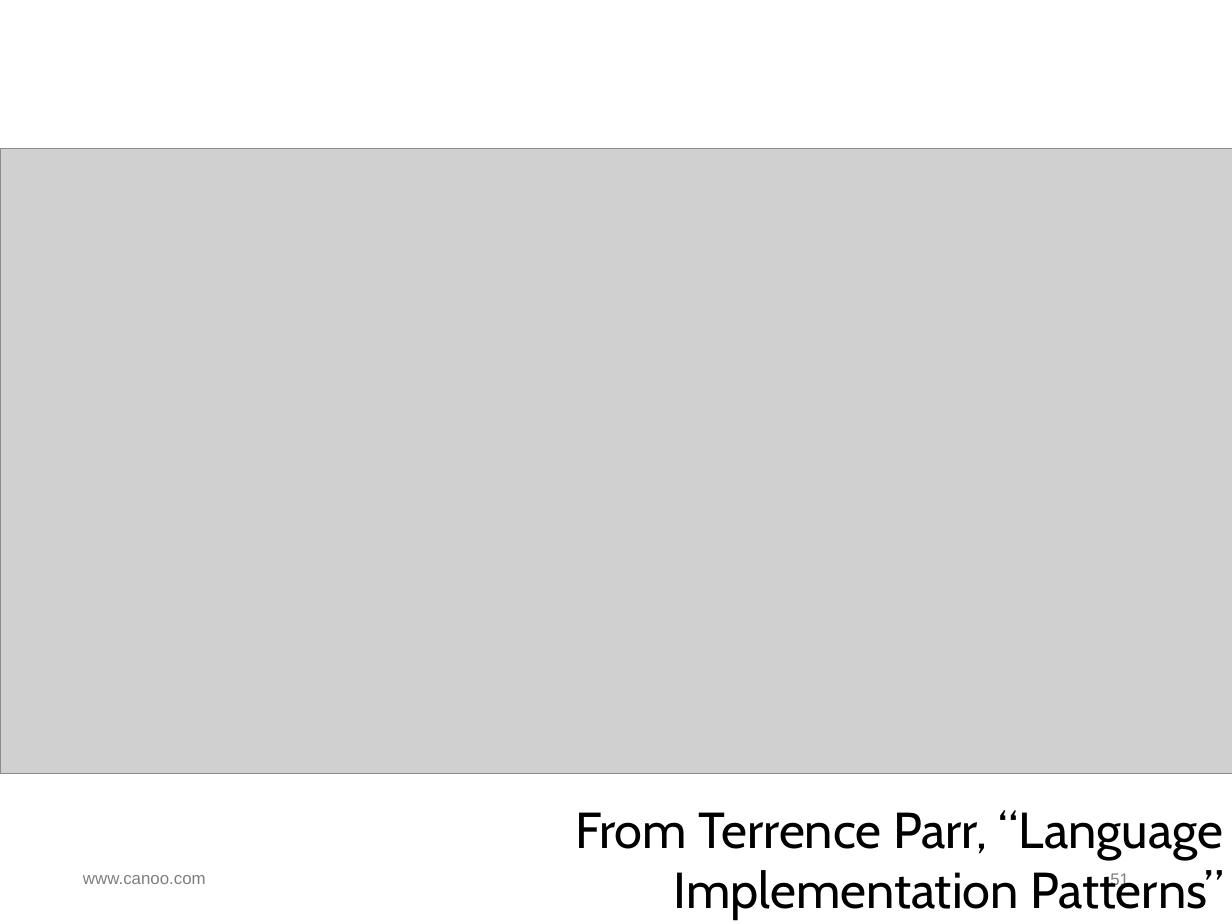
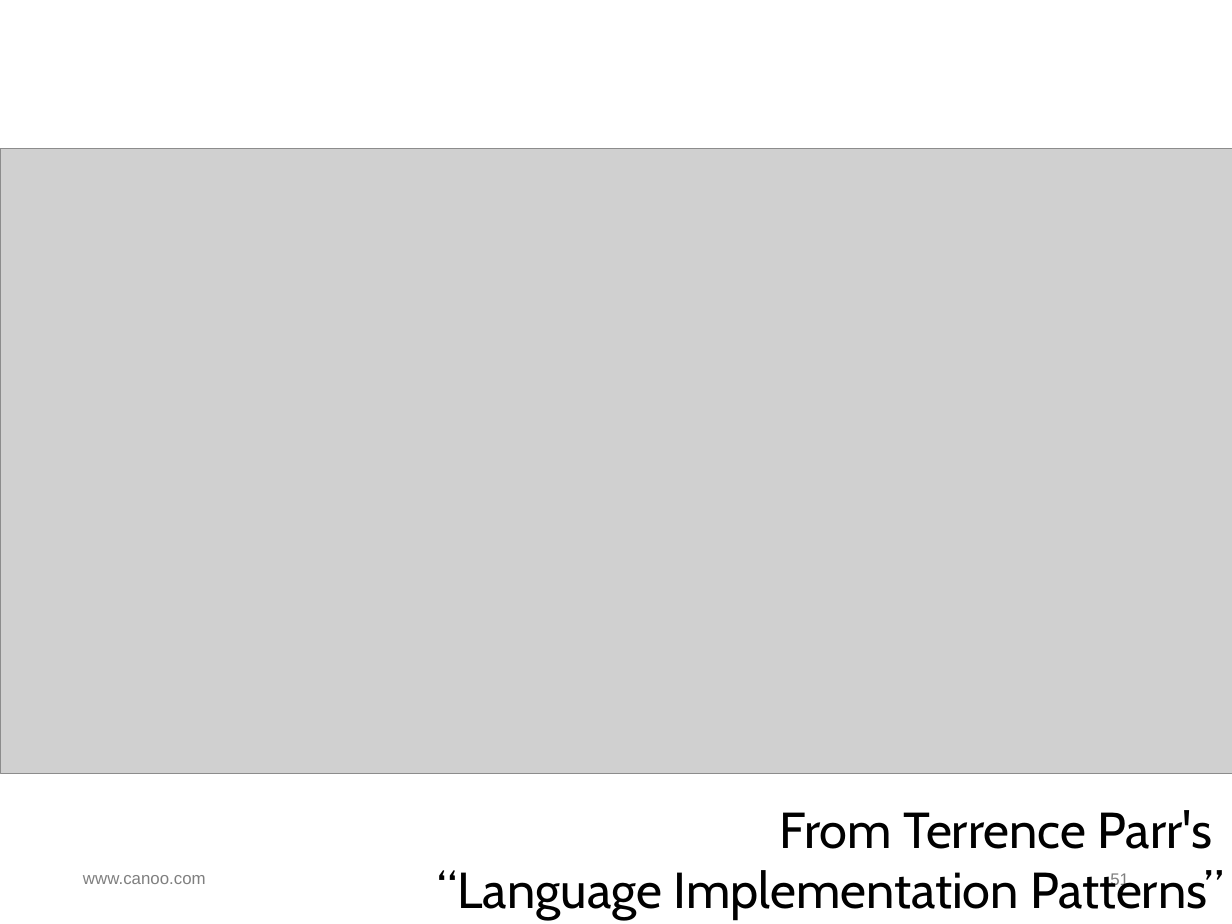
Before and after one commit to HamletDRC/presentations, a slide deck: slide 51 of asttransformations/AstTransformations.odp. Drawn at 1232x924 pixels with LibreOffice and Linux fonts; fonts in the diff are those of the drawing; grey boxes stand for pictures; background and template pictures are left out. Boxes give left, top, right and bottom in pixels: in the first picture for what was removed or moved away, otherwise in the second. Text is boxed around its words. In the diff, an @@ line names an element or a change of style, - is before the commit and + after.

```diff
--- a/asttransformations/AstTransformations.odp
+++ b/asttransformations/AstTransformations.odp
@@ text at (438,810,1223,919): text changed @@
-From Terrence Parr, “Language Implementation Patterns”
+From Terrence Parr's
+“Language Implementation Patterns”
```
Also in this commit, not shown: 2 other slides changed, 2 slides added, 1 slide removed, 6 other files.
